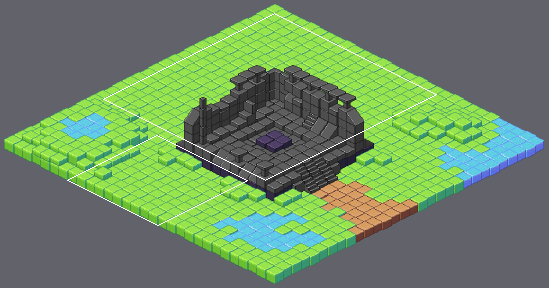
An edit to a level. Tiled map (JSON), frontend/src/assets/maps/map-1.json. Above: a wide view before the commit, with the close-up outlined.
Close-up. The starting point:
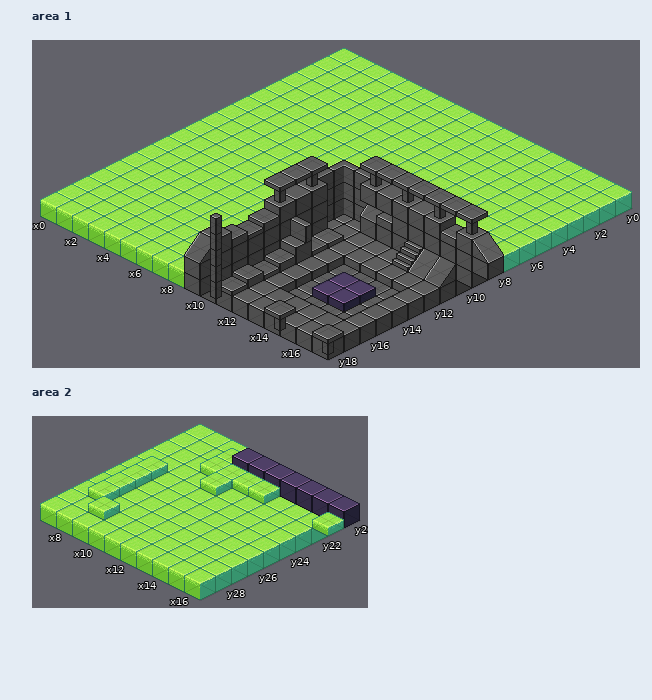
Cells are 32x16 px. Isometric: x runs down to the right, y down to the left. Shown: area 1 x 0..17, y 0..18; area 2 x 7..16, y 20..29.
Once edited:
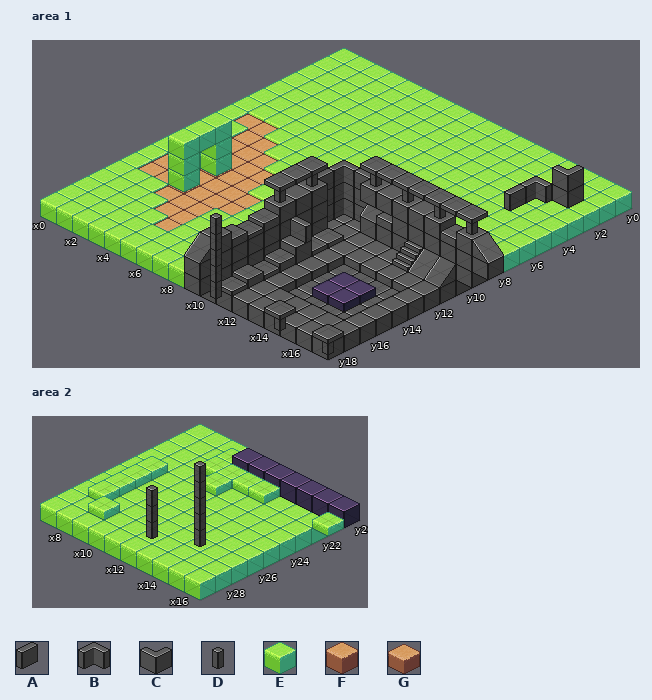
Key: from "background-tileset": A 10, B 14, C 16, D 18, E 30, F 40, G 41.
_ is an empty cell.
Changes in this commit:
Layer "Ground", area 1:
Tile E becomes tile F in row 11 at x 3; in row 13 at x 3.
Tile E becomes tile G in row 7 at x 1 to 2; in row 8 at x 2 to 3; in row 9 at x 1 to 4; in row 10 at x 1 and 3 to 5; in row 11 at x 1 to 2 and 4 to 5; in row 12 at x 1 to 6.
Tile E becomes tile G in row 13 at x 1 to 2 and 4 to 6; in row 14 at x 3 to 5; in row 15 at x 4 to 5; in row 16 at x 5.
Layer "Ground 1", area 1:
The author put tile A in row 3 at x 14.
The author put tile B in row 2 at x 14.
The author put tile C in row 1 at x 15.
The author put tile E in row 10 at x 2; in row 12 at x 2.
Layer "Floor", area 1:
The author put tile C in row 0 at x 14.
The author put tile E in row 9 at x 1; in row 11 at x 1.
Layer "Wall 1", area 1:
The author put tile E in rows 8 to 10 at x 0.
Layer "Ground 1", area 2:
The author put tile D in row 26 at x 13; in row 27 at x 11.
Layer "Floor", area 2:
The author put tile D in row 25 at x 12; in row 26 at x 10.
Layer "Wall 1", area 2:
The author put tile D in row 24 at x 11; in row 25 at x 9.
Layer "Wall 2", area 2:
The author put tile D in row 23 at x 10.
Layer "Wall 3", area 2:
The author put tile D in row 22 at x 9.
Changed places in both close-ups, as pixel boxes (x1, y1, x2, y2):
changed: (136, 112, 280, 231)
added: (504, 165, 584, 211)
added: (194, 461, 206, 547)
added: (146, 485, 158, 539)
